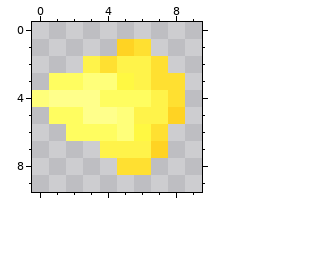
A pixel-art sprite gets an edit: src/main/resources/assets/zygzagsmod/textures/particle/flamethrow_1.png. That is the earlier state.
The file is 10x10 pixels.
Once edited:
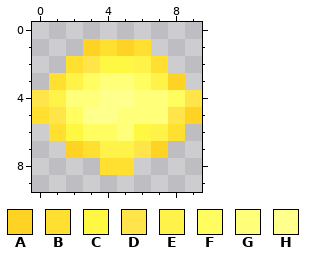
Palette (. is transparent): A #ffd323  B #ffe031  C #fff842  D #ffe44a  E #fff34a  F #fffd60  G #ffff7a  H #ffff8b
Edits made:
Changed rows in their new state; - is an unchanged pixel.
first column x 0:
 1 ---AB-----
 2 --BDCC----
 3 -BEF-GFEA-
 4 DEGGHHGGFD
 5 BD----GGDA
 6 -BC----EB-
 7 --AB--D---
 8 ----B-.---
Pixel boxes of the changes (left, top, right, bottom) in both pictures:
changed: (32, 39, 202, 175)
